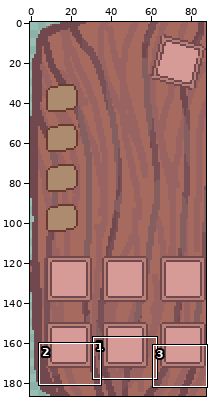
Two versions of one sprite sheet, resource/ingame/info/weathertodaybg.png. Above, an overview of the earlier version with the close-up marked.
Close-up. Old version:
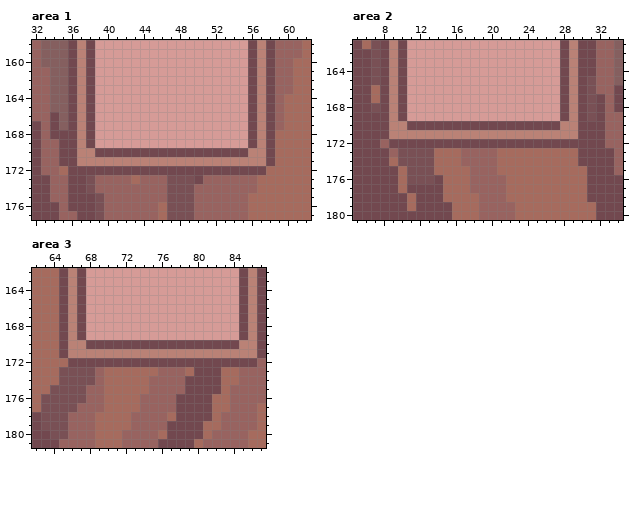
The file is 88x187 pixels. Shown: area 1: x 32..62, y 158..177; area 2: x 5..34, y 161..180; area 3: x 62..87, y 162..181. The commit also changed other parts of the picture, which this record leaves out.
Once edited:
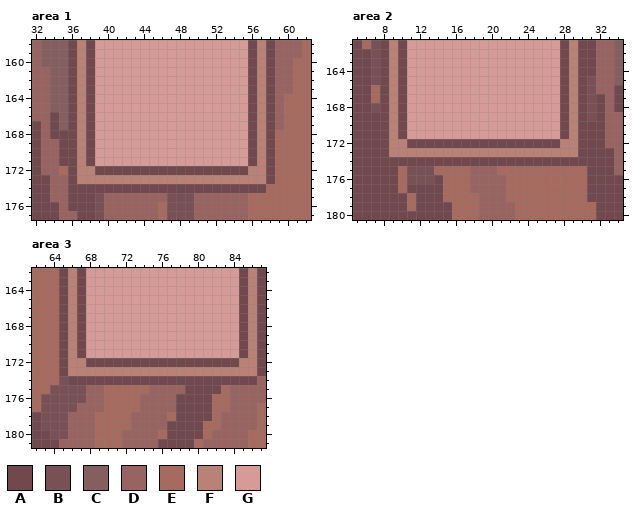
Palette (. is transparent): A #72484f  B #795055  C #855f5f  D #986360  E #a66b5e  F #ba8276  G #d69b97
Difference:
Area 1:
y 170: x 38..56 FAAAAAAAAAAAAAAAAAF -> AGGGGGGGGGGGGGGGGGA
y 171: x 38..56 FFFFFFFFFFFFFFFFFFF -> AGGGGGGGGGGGGGGGGGA
y 172: x 37..38 AA -> FF; x 56..58 AAE -> FFA
y 173: x 37..58 ABDDDDEDDDBBBADDDDDDEE -> FFFFFFFFFFFFFFFFFFFFFA
y 174: x 38..57 BDDDDDDDDBBBDDDDDDDE -> AAAAAAAAAAAAAAAAAAAA
Area 2:
y 170: x 10..28 FAAAAAAAAAAAAAAAAAF -> AGGGGGGGGGGGGGGGGGA
y 171: x 10..28 FFFFFFFFFFFFFFFFFFF -> AGGGGGGGGGGGGGGGGGA
y 172: x 8..10 DAA -> AFF; x 28..29 AA -> FF
y 173: x 9..29 DBBBBEEEDDDDEEEEEEEEE -> FFFFFFFFFFFFFFFFFFFFF
y 174: x 9..29 EBBBBEEEDDDDEEEEEEEEE -> AAAAAAAAAAAAAAAAAAAAA
Area 3:
y 170: x 67..85 FAAAAAAAAAAAAAAAAAF -> AGGGGGGGGGGGGGGGGGA
y 171: x 67..85 FFFFFFFFFFFFFFFFFFF -> AGGGGGGGGGGGGGGGGGA
y 172: x 65..67 EAA -> AFF; x 85..87 AAD -> FFA
y 173: x 65..87 BBBBDEEEEEEDDDEAAAEEDDD -> AFFFFFFFFFFFFFFFFFFFFFA
y 174: x 66..78 BBBDEEEEEDDDD -> AAAAAAAAAAAAA; x 83..86 EEDD -> AAAA
Where, in picture pixels (left, top, right, bottom), the same in both close-ups:
changed: (77, 148, 275, 193)
changed: (380, 121, 578, 166)
changed: (59, 340, 266, 385)
